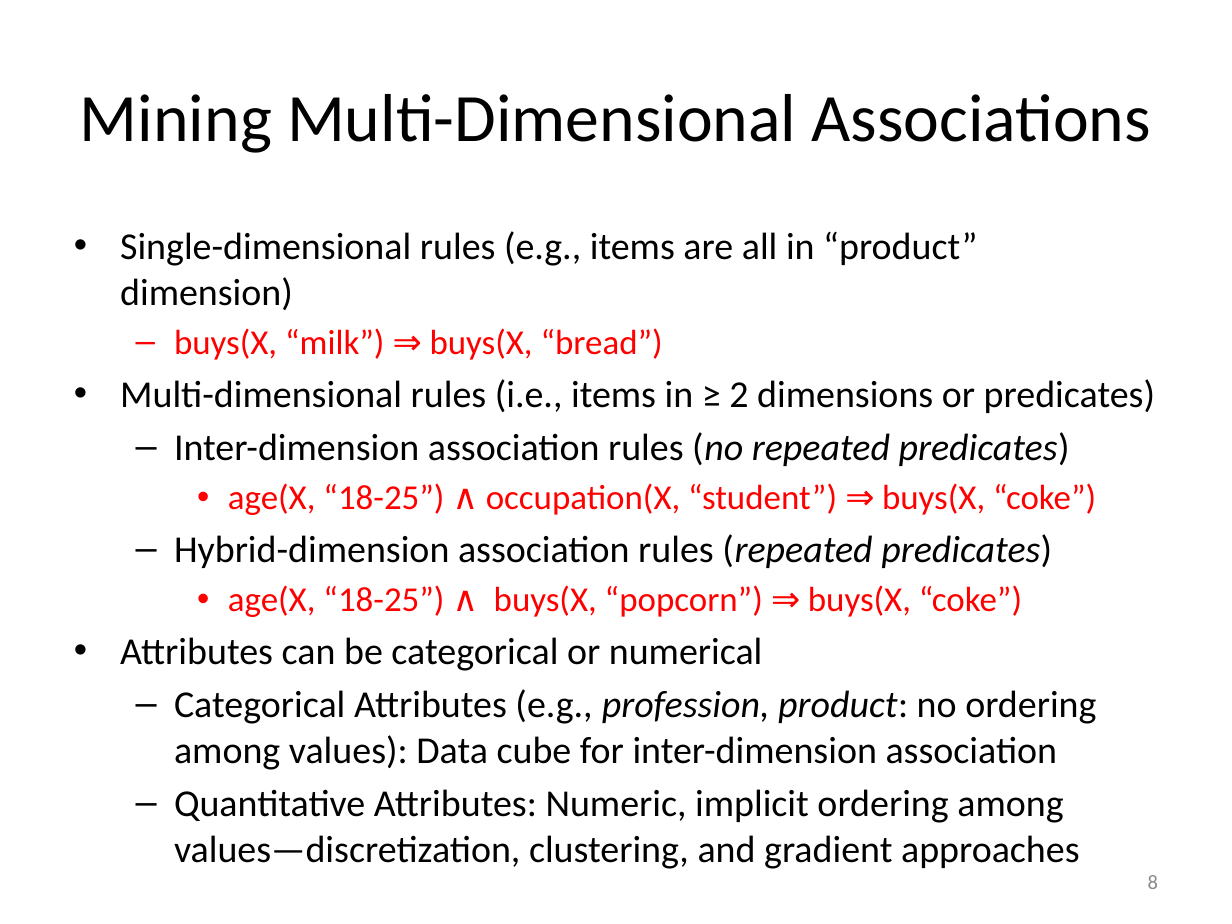
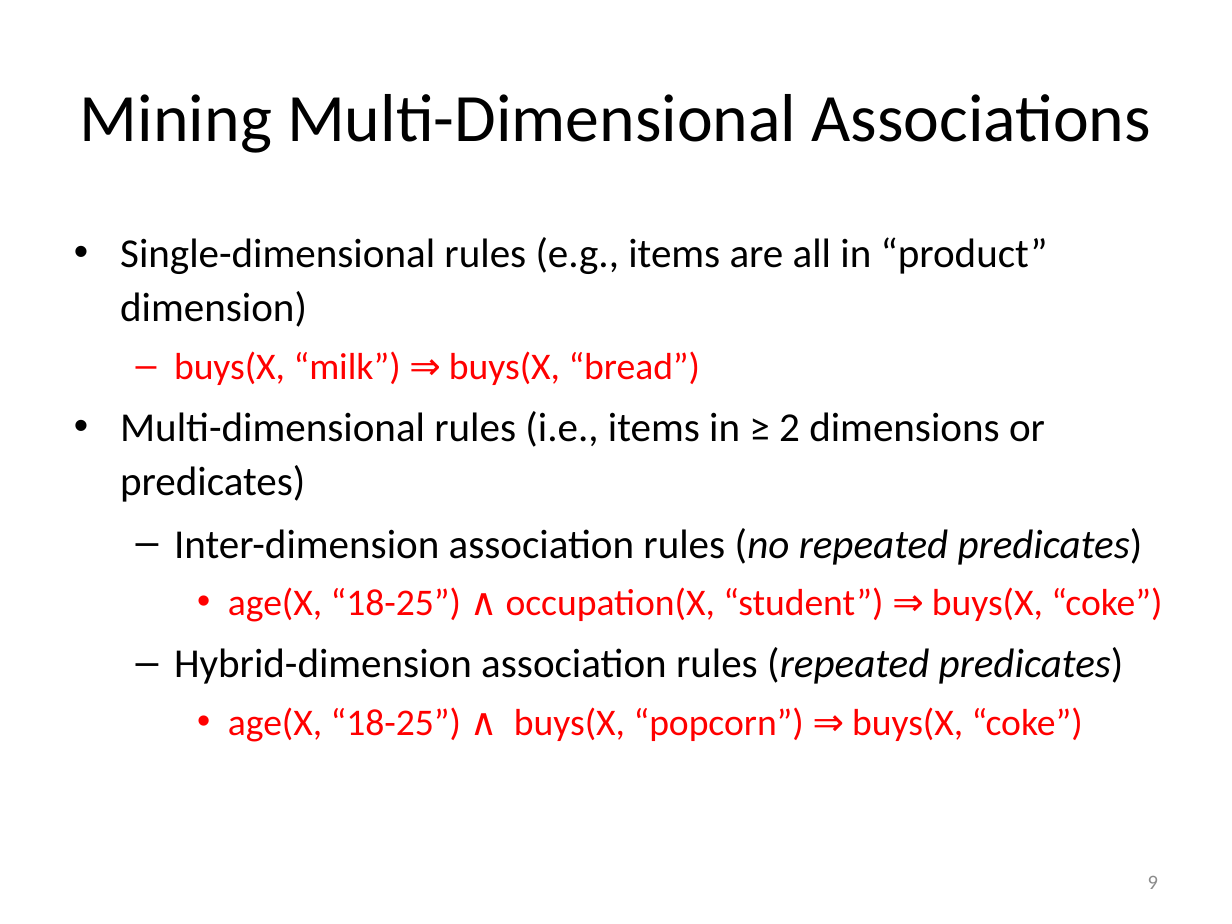
Before and after one commit to mjiang89/mjiang89.github.io, a slide deck: slide 9 of teaching/CSEx0647Fall17-12-BeyondItemset.pptx (slide 8 before the commit). Drawn at 1232x924 pixels with LibreOffice and Linux fonts; fonts in the diff are those of the drawing. Boxes give left, top, right and bottom in pixels: in the first picture for what was removed or moved away, otherwise in the second. Text is boxed around its words. In the diff, an @@ line names an element or a change of style, - is before the commit and + after.

```diff
--- a/teaching/CSEx0647Fall17-12-BeyondItemset.pptx
+++ b/teaching/CSEx0647Fall17-12-BeyondItemset.pptx
@@ text "Single-dimensional rules (e.g., items are ..." at [120,237,1162,742]: size 22.2 to 24 pt in "Single-dimensional rules (e.g., items are all in ...", "Multi-dimensional rules (i.e., items in ≥ 2 ...", "Inter-dimension association rules (no repeated predicates)", "Hybrid-dimension association rules (repeated predicates)"; size 20.4 to 22 pt in "buys(X, “milk”) ⇒ buys(X, “bread”)", "age(X, “18-25”) ∧ occupation(X, “student”) ⇒ buys(X, ...", "age(X, “18-25”) ∧ buys(X, “popcorn”) ⇒ buys(X, ..."; line spacing 1 to 1.1 @@
@@ text at [120,637,1096,869]: paragraphs removed @@
-• Attributes can be categorical or numerical
-  – Categorical Attributes (e.g., profession, product: no ordering among values): Data cube for inter-dimension association
-  – Quantitative Attributes: Numeric, implicit ordering among values—discretization, clustering, and gradient approaches
@@ page number at [1148,876,1158,889]: text changed @@
-8
+9
```
Also in this commit, not shown: 8 other slides changed, 14 slides added, 12 slides removed, 4 other files.
